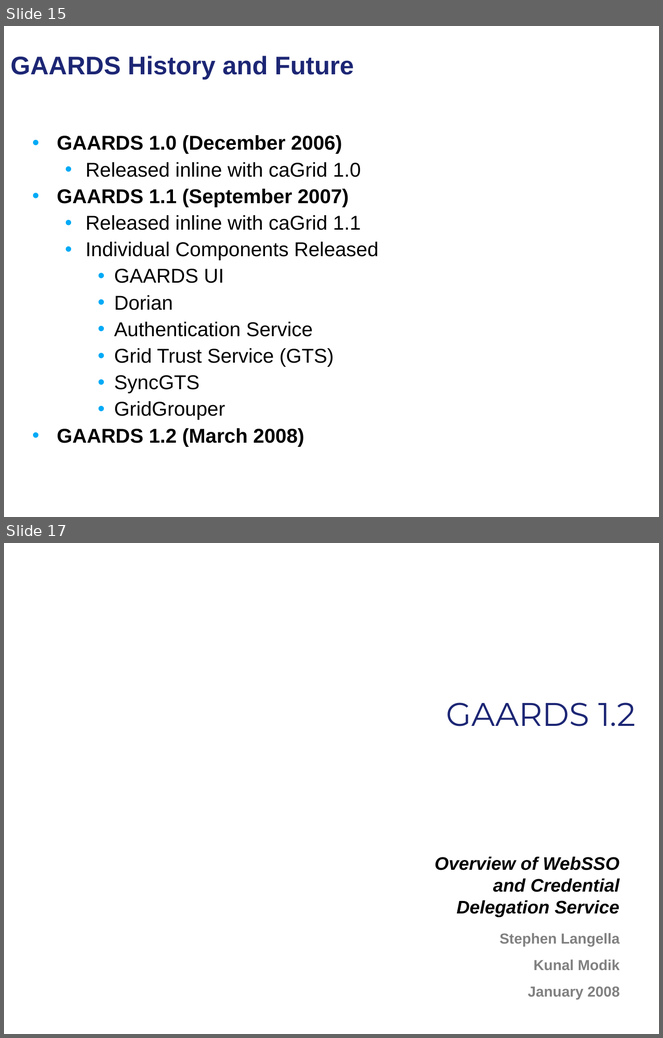
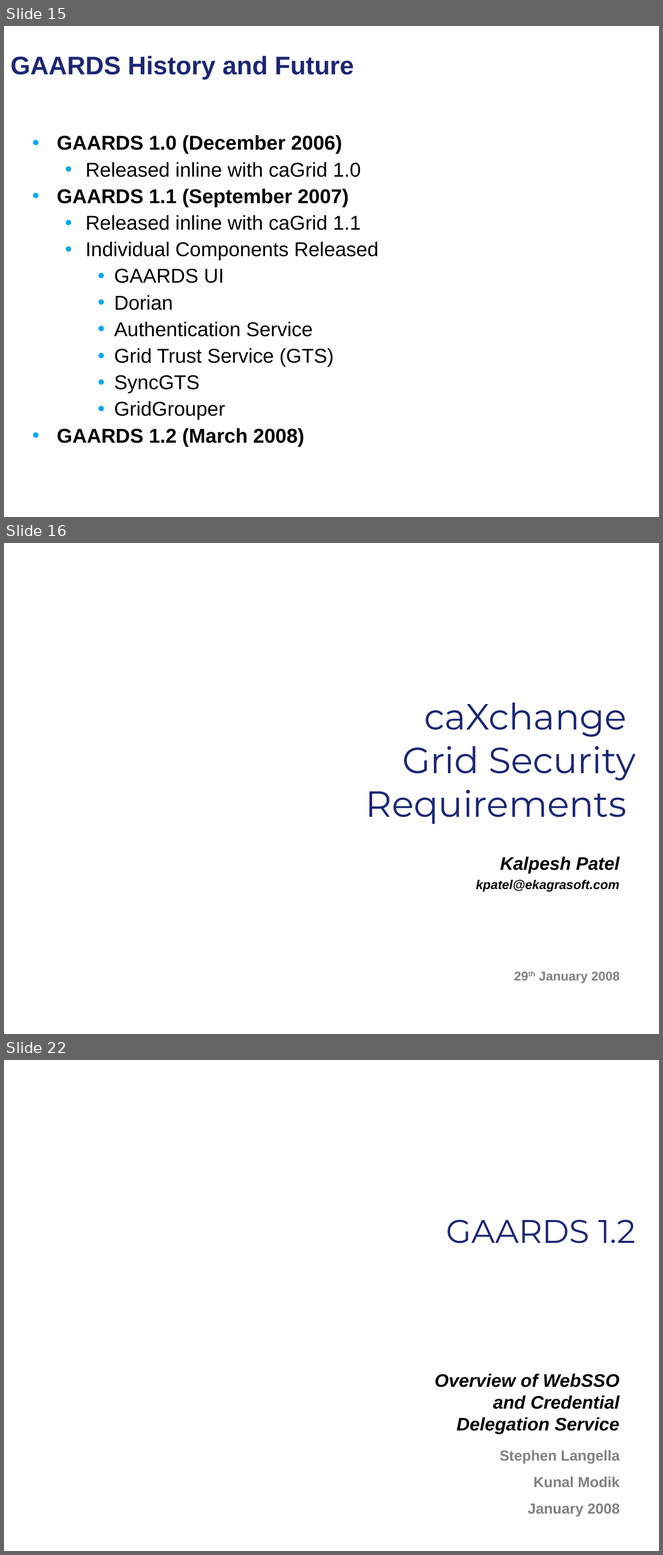
Before and after one commit to NCIP/cagrid-portal, a slide deck: cagrid-1-0/Documentation/presentations/security/gaards-arch-vcde-f2f-january-2008.ppt. Shown one above the other, each under a label of ours: slides 15 and 17 before the commit, slides 15, 16 and 22 after it; the slides between them are not shown. The pictures are 663x1038 and 663x1555 pixels, drawn with LibreOffice and Linux fonts; fonts in the diff are those of the drawing; background and template pictures are left out. Boxes give left, top, right and bottom in pixels: in the first picture for what was removed or moved away, otherwise in the second. Text is boxed around its words. In the diff, an @@ line names an element or a change of style, - is before the commit and + after.

```diff
--- a/cagrid-1-0/Documentation/presentations/security/gaards-arch-vcde-f2f-january-2008.ppt
+++ b/cagrid-1-0/Documentation/presentations/security/gaards-arch-vcde-f2f-january-2008.ppt
@@ slide 16 added at (x1=4, y1=543, x2=659, y2=1034), background picture (left out) @@
@@ title added at (x1=366, y1=703, x2=636, y2=824), 40 pt, text #1C2674 @@
+caXchange
+Grid Security Requirements
@@ subtitle added at (x1=476, y1=857, x2=620, y2=892), 14 pt, text #000000, bold, italic @@
+Kalpesh Patel
+kpatel@ekagrasoft.com
@@ text added at (x1=539, y1=972, x2=620, y2=983), 14 pt, text #808080, bold @@
+29th January 2008
@@ what was slide 17 is now slide 22 @@
```
Also in this commit, not shown: 5 other slides added, 1 slide removed.
